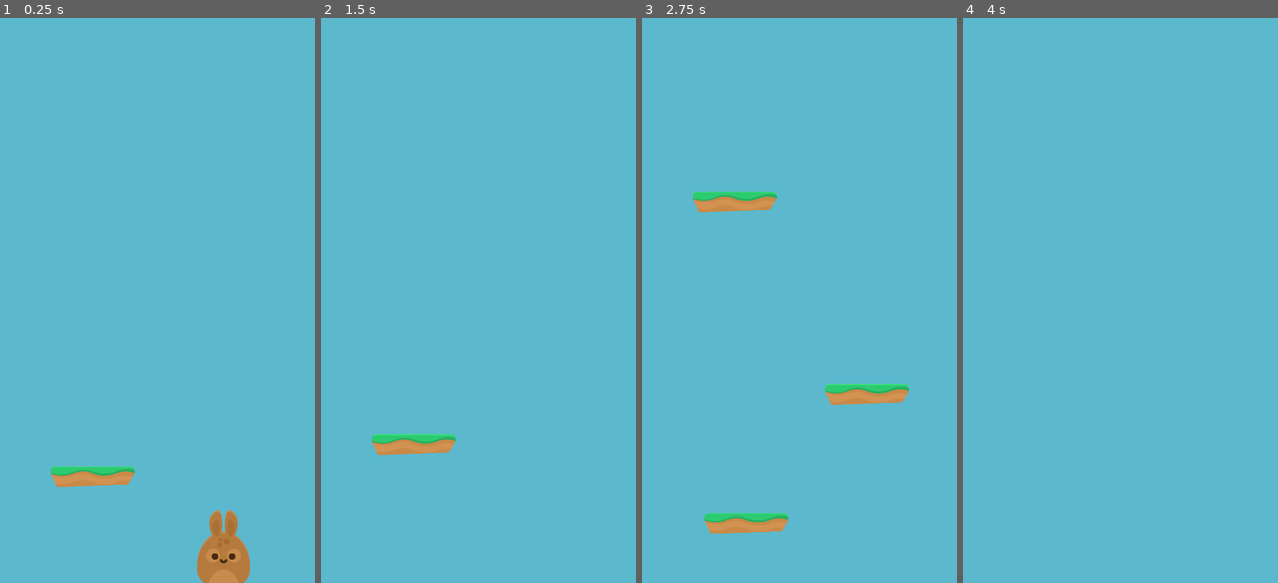
Above: before the commit, frames 1-4 (left to right).
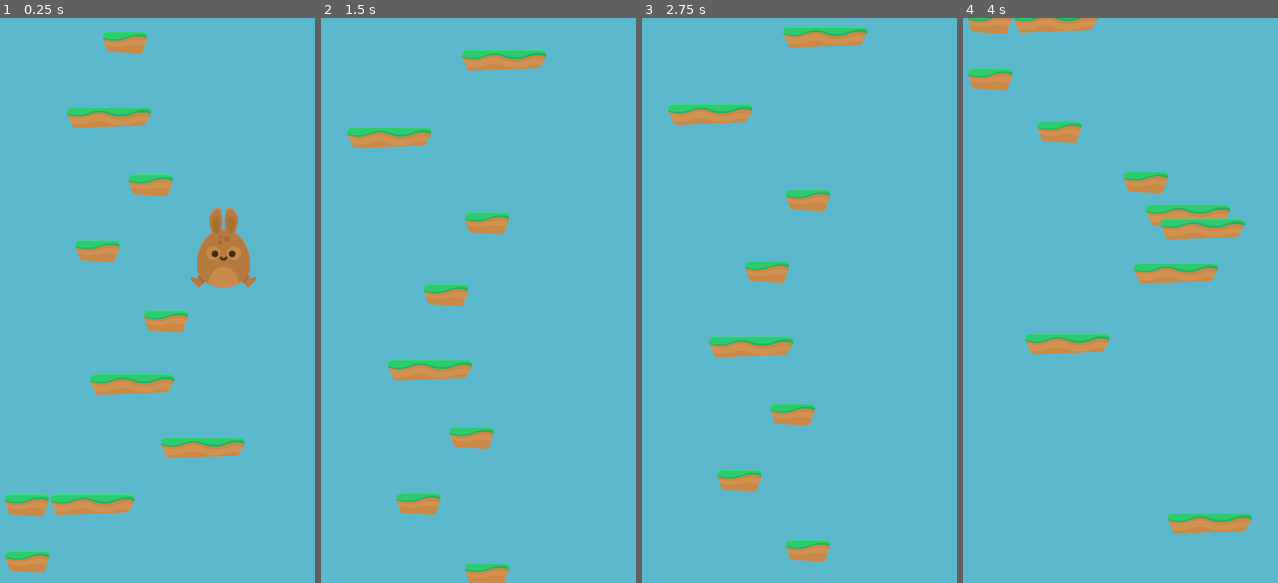
Above: after the commit, the same moments.

Repository: guilhermehto/platform-jump
Game: Godot game, scene res://scenes/Game.tscn
Two runs of this game, one before a commit and one after it. Both use one fixed random seed, a clock stepped at 60 frames per second and the inputs below.
Inputs:
- Up to frame 1 (0.25 s): no input
- Up to frame 2 (1.5 s): tap Enter (ui_accept) at 0.5, 0.77 s; hold Right (ui_right) 0.53-1.28 s; hold Left (ui_left) from 1.28 s (still down)
- Up to frame 3 (2.75 s): tap Enter (ui_accept) at 1.52 s; release Left (ui_left) at 2.03 s; hold Right (ui_right) from 2.03 s (still down)
- Up to frame 4 (4 s): tap Enter (ui_accept) at 3.02, 3.77 s; release Right (ui_right) at 3.53 s; hold Left (ui_left) from 3.53 s (still down)

The runs differ from the first frame. In frame 1, 11% of the frame differs, in the area x 1-82%, y 2-100%; in frame 2, 5.9%; in frame 3, 7.7%; in frame 4, 6.6%.

Commit message:
Spawning initial platforms

Diff:
--- a/scenes/Game.tscn
+++ b/scenes/Game.tscn
@@ -1,26 +1,31 @@
-[gd_scene load_steps=3 format=2]
+[gd_scene load_steps=5 format=2]
 
-[ext_resource path="res://scenes/GrassPlatform.tscn" type="PackedScene" id=1]
-[ext_resource path="res://scenes/Player.tscn" type="PackedScene" id=2]
+[ext_resource path="res://scripts/Game.gd" type="Script" id=1]
+[ext_resource path="res://scenes/GrassPlatform.tscn" type="PackedScene" id=2]
+[ext_resource path="res://scenes/GrassPlatformSmall.tscn" type="PackedScene" id=3]
+[ext_resource path="res://scenes/Player.tscn" type="PackedScene" id=4]
 
-[node name="Game" type="Node"]
+[node name="Game" type="Node" index="0"]
 
-[node name="GrassPlatform" parent="." index="0" instance=ExtResource( 1 )]
+script = ExtResource( 1 )
+platforms = [ ExtResource( 2 ), ExtResource( 3 ) ]
+
+[node name="GrassPlatform" parent="." index="0" instance=ExtResource( 2 )]
 
 position = Vector2( 242.866, 960.079 )
 
-[node name="GrassPlatform2" parent="." index="1" instance=ExtResource( 1 )]
+[node name="GrassPlatform2" parent="." index="1" instance=ExtResource( 2 )]
 
 position = Vector2( 516.09, 667.881 )
 
-[node name="GrassPlatform3" parent="." index="2" instance=ExtResource( 1 )]
+[node name="GrassPlatform3" parent="." index="2" instance=ExtResource( 2 )]
 
 position = Vector2( 216.302, 231.481 )
 
-[node name="GrassPlatform4" parent="." index="3" instance=ExtResource( 1 )]
+[node name="GrassPlatform4" parent="." index="3" instance=ExtResource( 2 )]
 
 position = Vector2( 565.422, 1366.12 )
 
-[node name="Player" parent="." index="4" instance=ExtResource( 2 )]
+[node name="Player" parent="." index="4" instance=ExtResource( 4 )]
 
 position = Vector2( 512.846, 32.3212 )
--- a/scenes/Player.tscn
+++ b/scenes/Player.tscn
@@ -24,7 +24,7 @@
 "speed": 10.0
 } ]
 
-[node name="Player" type="KinematicBody2D" index="0"]
+[node name="Player" type="KinematicBody2D"]
 
 input_pickable = false
 collision_layer = 1
--- /dev/null
+++ b/scripts/Game.gd
@@ -0,0 +1,44 @@
+extends Node
+
+
+export(Array) var platforms
+
+
+const MIN_INTERVAL = 100
+const MAX_INTERVAL = 250
+const INITIAL_PLATFORMS_COUNT = 40
+
+
+var current_max_interval
+var current_min_interval
+var last_spawn_height
+var screen_size
+
+
+func _ready():
+	last_spawn_height = get_viewport().get_viewport().size.y
+	current_max_interval = MIN_INTERVAL
+	current_min_interval = MIN_INTERVAL
+	screen_size = get_viewport().get_visible_rect().size.x
+	_spawn_first_platforms()
+
+func _spawn_first_platforms():
+	for counter in range(INITIAL_PLATFORMS_COUNT):
+		_spawn_platform()
+
+func _spawn_platform():
+	randomize()
+	var index
+	var new_platform
+
+	index = rand_range(0, platforms.size())
+	new_platform = platforms[index].instance()
+	add_child(new_platform)
+	var spawn_x = rand_range(0 + new_platform.sprite_half_width, screen_size - new_platform.sprite_half_width)
+	var spawn_position = Vector2(spawn_x, last_spawn_height)
+	new_platform.position = spawn_position
+	last_spawn_height -= rand_range(current_min_interval, current_max_interval)
+	current_min_interval += 5
+	current_max_interval += 7.5
+	current_max_interval = clamp(current_max_interval, MIN_INTERVAL, MAX_INTERVAL)
+	current_min_interval = clamp(current_min_interval, MIN_INTERVAL, MAX_INTERVAL / 0.75)
--- a/scripts/NormalPlatform.gd
+++ b/scripts/NormalPlatform.gd
@@ -1,12 +1,11 @@
 extends Area2D
 
-# class member variables go here, for example:
-# var a = 2
-# var b = "textvar"
+onready var sprite = $Sprite
+var sprite_half_width
 
 func _ready():
 	connect("body_entered", self, "_on_body_entered")
-	pass
+	sprite_half_width = sprite.texture.get_size().x / 2 * scale.x
 
 func _on_body_entered(body):
 	if body.name == "Player":
